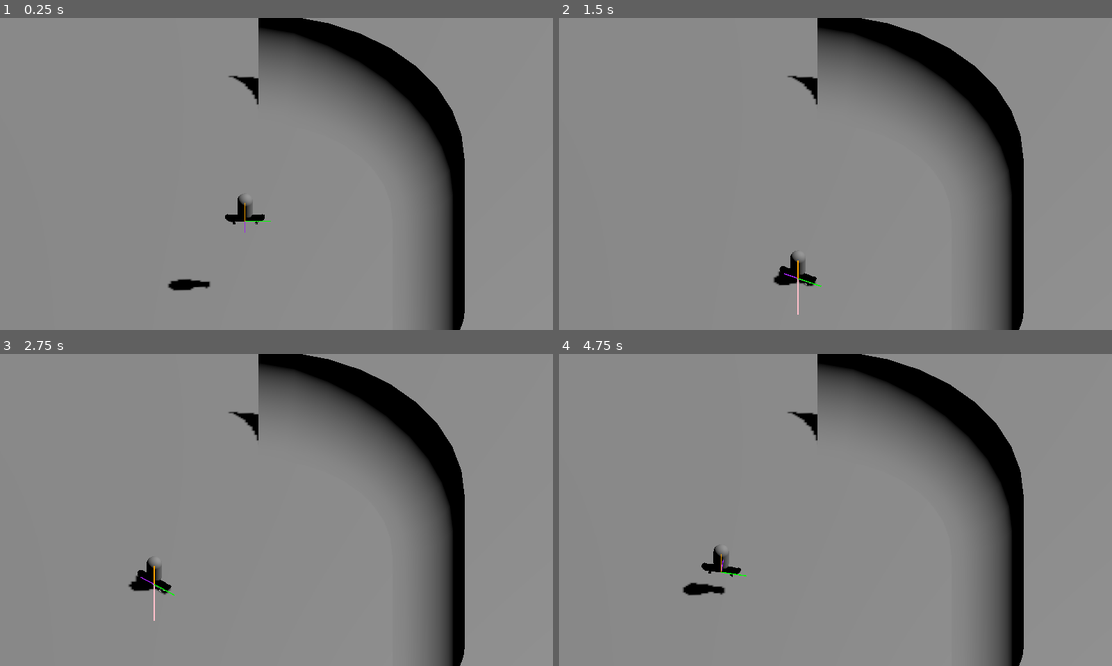
Above: before the commit, frames 1-4 (two rows, left to right).
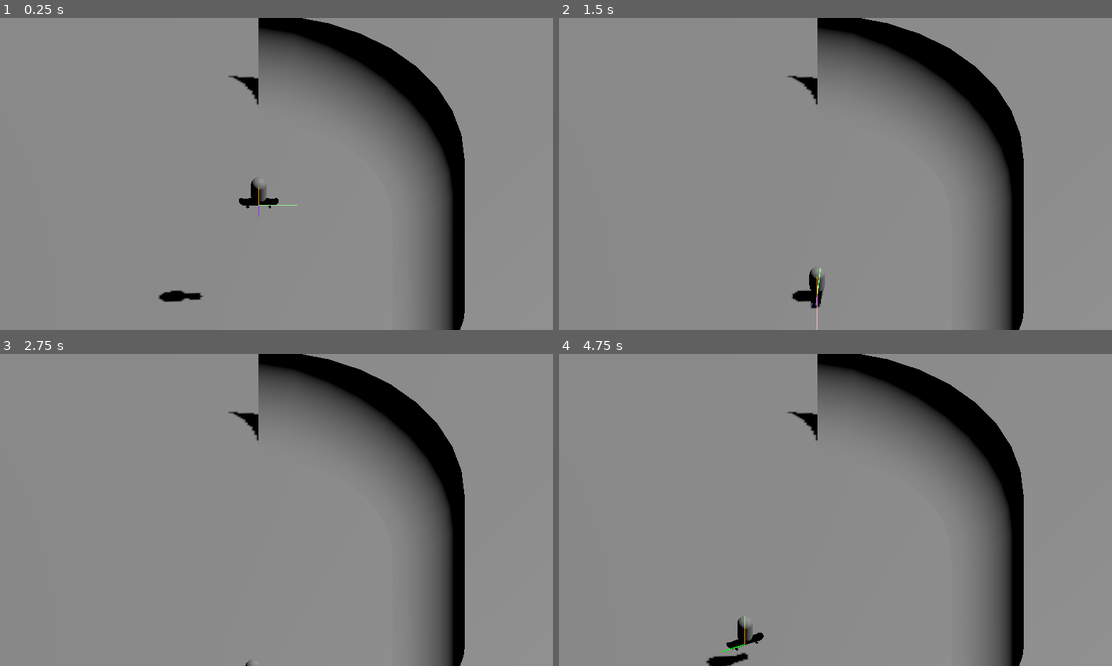
Above: after the commit, the same moments.

Repository: 3deric/GodotSkate
Game: Godot game, scene res://Scenes/testLevel.tscn
Same seed, same stepped clock (60 frames per second), same inputs: the game is played once before the commit and once after it.
Inputs:
- Up to frame 1 (0.25 s): no input
- Up to frame 2 (1.5 s): hold D (Right) 0.53-1.28 s; tap Space (Jump) at 0.77 s; hold S (Backward) from 1.28 s (still down)
- Up to frame 3 (2.75 s): tap Space (Jump) at 1.52 s; release S (Backward) at 2.03 s; hold D (Right) from 2.03 s (still down)
- Up to frame 4 (4.75 s): release D (Right) at 2.78 s; hold W (Forward) 2.78-3.53 s; tap Space (Jump) at 3.02, 3.77, 4.52 s; hold A (Left) from 3.53 s (still down)

The runs differ from the first frame. In frame 1, 1.0% of the frame differs, in the area x 28-54%, y 51-92%; in frame 2, 0.8%; in frame 3, 0.5%; in frame 4, 1.1%, in the area x 22-38%, y 61-100%.

Commit message:
Added basic falling logic

Diff:
--- a/Skategame/Scenes/characterBody3D.tscn
+++ b/Skategame/Scenes/characterBody3D.tscn
@@ -24,10 +24,10 @@
 [node name="Visuals" type="Node3D" parent="."]
 top_level = true
 
+[node name="skateboard" parent="Visuals" instance=ExtResource("1_qu824")]
+transform = Transform3D(-4.37114e-08, 0, 1, 0, 1, 0, -1, 0, -4.37114e-08, 0, 0, 0)
+
 [node name="MeshInstance3D" type="MeshInstance3D" parent="Visuals"]
 transform = Transform3D(0.6, 0, 0, 0, 0.6, 0, 0, 0, 0.6, 0, 0.816679, 0)
 mesh = SubResource("CapsuleMesh_gsf53")
 skeleton = NodePath("../..")
-
-[node name="skateboard" parent="Visuals" instance=ExtResource("1_qu824")]
-transform = Transform3D(-4.37114e-08, 0, 1, 0, 1, 0, -1, 0, -4.37114e-08, 0, 0, 0)
--- a/Skategame/Scenes/testLevel.tscn
+++ b/Skategame/Scenes/testLevel.tscn
@@ -83,4 +83,4 @@
 player = NodePath("../Character")
 
 [node name="Character" parent="." instance=ExtResource("4_d8v8c")]
-transform = Transform3D(-4.37114e-08, 0, 1, 0, 1, 0, -1, 0, -4.37114e-08, -0.531666, 3.57653, -0.540884)
+transform = Transform3D(-4.37114e-08, 0, 1, 0, 1, 0, -1, 0, -4.37114e-08, -1.13058, 2.22471, -0.540884)
--- a/Skategame/Scripts/characterBody3D.gd
+++ b/Skategame/Scripts/characterBody3D.gd
@@ -7,24 +7,35 @@
 const gravity = 10.0
 
 var input = Vector3.ZERO #input values
-var dir = Vector3.ZERO #current direction
+var dir = Vector3.ZERO #current direction of motion
+var lastDir = Vector3.ZERO #direction of last frame for falling check
 var xForm = null
-
 var grounded = false
-var visuals = null
+var visuals: Node3D = null
+var fallen = false
 
 func _ready():
 	visuals = get_node("Visuals")
+	_resetPlayer(Vector3.UP * 5.0)
 
 func _physics_process(delta):
 	xForm = global_transform
 	dir = xForm.basis.x.cross(up_direction)
+	grounded = is_on_floor()
 	#get inputs
 	_inputHandler()
 
 	#print(get_last_slide_collision())
-	grounded = is_on_floor()
-	if is_on_floor():
+
+	if grounded:
+		#print(abs(lastDir.dot(dir)))
+		if (abs(lastDir.dot(dir)) < 0.5 and abs(lastDir.dot(Vector3.UP)) < 0.95 and !fallen):
+			fallen = true
+		else:
+			fallen = false
+
+		if fallen:
+			print(fallen)
 		#print(get_floor_normal())
 		var raycast = _raycast(global_position, global_position - up_direction)
 		if raycast:
@@ -35,19 +46,24 @@
 			rotate_y(input.x * rot * delta)
 		if input.y:
 			velocity += dir * input.y * acc
+
 		else:
 			velocity *= 0.99
 		if input.z:
-			velocity.y += jumpVel
+			velocity += up_direction * jumpVel
+			lastDir = velocity.normalized()
+		else:
+			lastDir = dir
+		velocity = _killOrthogonalVelocity(xForm, velocity)
+
 	else:
-		#if input.x:
-		#	dir = dir.rotated(up_direction, input.x * delta * rot * 5)
+		if input.x:
+			rotate_y(input.x * rot * delta * 10)
 		up_direction = Vector3.UP
 
 	#apply gravity
 	velocity.y -= gravity * delta
 
-	velocity = _killOrthogonalVelocity(xForm, velocity)
 	#apply movement
 	move_and_slide()
 
@@ -57,6 +73,12 @@
 	var basis = Basis(dir.cross(up_direction), up_direction, dir)
 	var transform = Transform3D(basis, global_position)
 	visuals.global_transform = transform
+
+func _resetPlayer(position):
+	up_direction = Vector3.UP
+	lastDir = global_transform.basis.x.cross(up_direction)
+	global_position = position
+	print("resetting")
 
 func _inputHandler():
 	input.x = int(Input.is_action_pressed("Left")) - int(Input.is_action_pressed("Right"))
--- a/Skategame/Scripts/debugView.gd
+++ b/Skategame/Scripts/debugView.gd
@@ -11,11 +11,10 @@
 	_debugDraw(player.global_position, player.global_position + Vector3.UP, Color.RED)
 	if player.grounded:
 		_debugDraw(player.global_position, player.global_position - player.up_direction * 2, Color.PINK)
-	#_debugDraw(player.global_position, player.global_position + player.transform.basis.z, Color.GREEN)
 	_debugDraw(player.global_position, player.global_position + player.dir, Color.GREEN)
+	_debugDraw(player.global_position, player.global_position + player.lastDir * 1.5, Color.LIGHT_GREEN)
 	_debugDraw(player.global_position, player.global_position + player.transform.basis.y, Color.RED)
 	_debugDraw(player.global_position, player.global_position + player.up_direction, Color.ORANGE)
-	#_debugDraw(player.global_position, player.global_position + player.transform.basis.x, Color.BLUE)
 	pass
 
 func _debugDraw(from, to, col):
